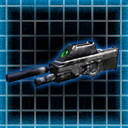
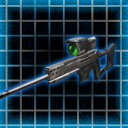
Comparing the layer stacks of the two 128px x 128px images. Changes:
added layer "图层 7" above "图层 6" over [0, 36, 115, 100]
hid "图层 6" over [5, 41, 119, 87]
